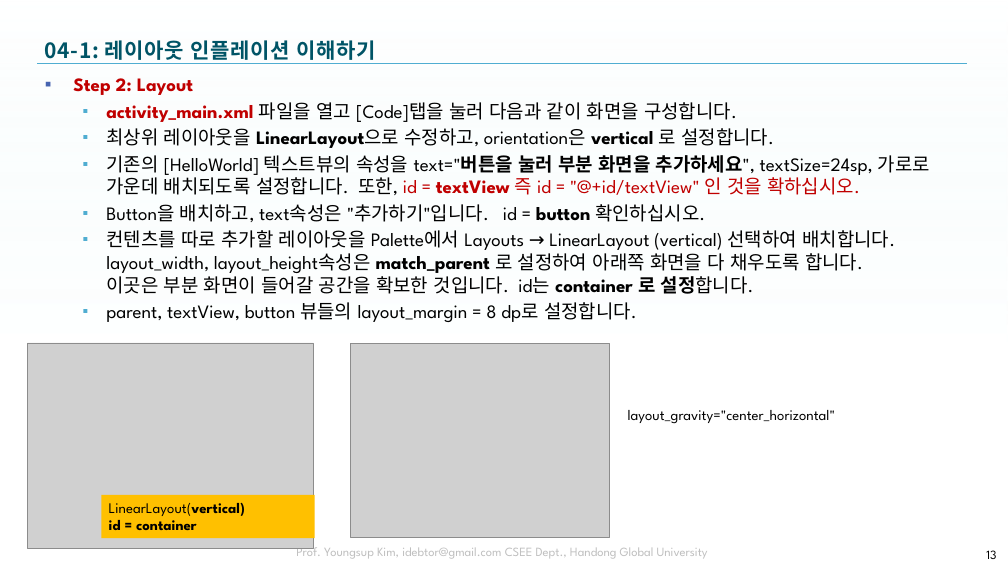
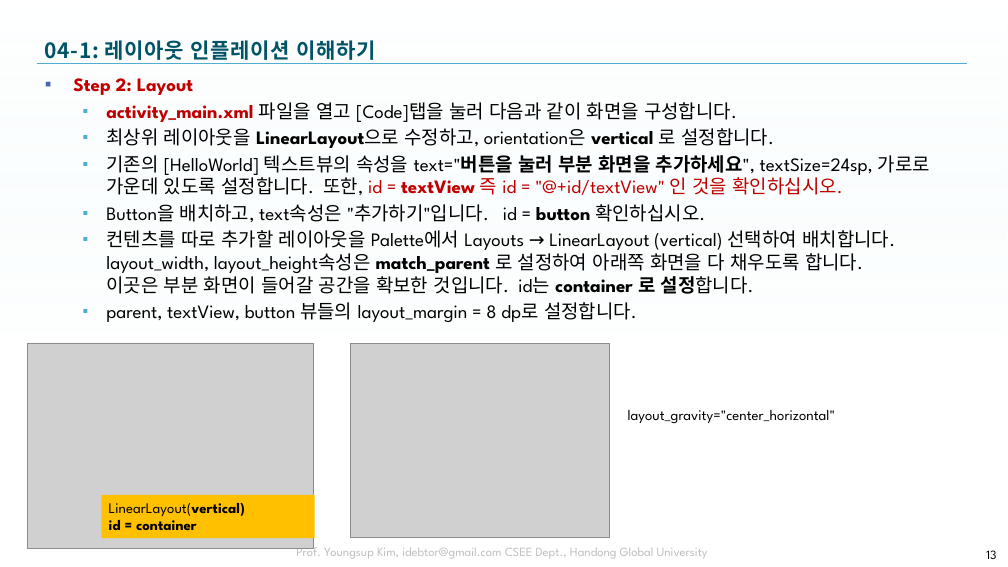
Before and after one commit to tae7841/HuStarAS, a slide deck: slide 13 of ppts/04Activity.pptx. Drawn at 1008x567 pixels with LibreOffice and Linux fonts; fonts in the diff are those of the drawing; grey boxes stand for pictures; background and template pictures are left out. Boxes give left, top, right and bottom in pixels: in the first picture for what was removed or moved away, otherwise in the second. Text is boxed around its words. In the diff, an @@ line names an element or a change of style, - is before the commit and + after.

```diff
--- a/ppts/04Activity.pptx
+++ b/ppts/04Activity.pptx
@@ text at <box>106,155,930,195</box>: text changed @@
-  ▪ 기존의 [HelloWorld] 텍스트뷰의 속성을 text="버튼을 눌러 부분 화면을 추가하세요", textSize=24sp, 가로로 가운데 배치되도록 설정합니다. 또한, id = textView 즉 id = "@+id/textView" 인 것을 확하십시오.
+  ▪ 기존의 [HelloWorld] 텍스트뷰의 속성을 text="버튼을 눌러 부분 화면을 추가하세요", textSize=24sp, 가로로 가운데 있도록 설정합니다. 또한, id = textView 즉 id = "@+id/textView" 인 것을 확인하십시오.
```
Also in this commit, not shown: 17 other slides changed, 1 slide added, 1 slide removed, 1 other file.
